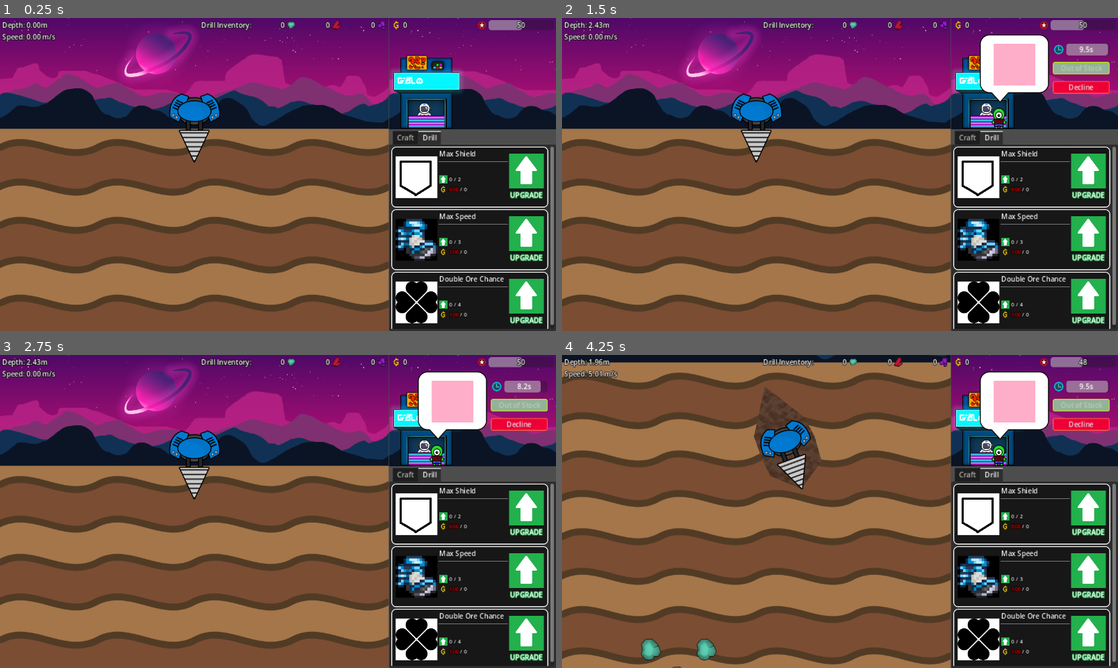
Above: before the commit, frames 1-4 (two rows, left to right).
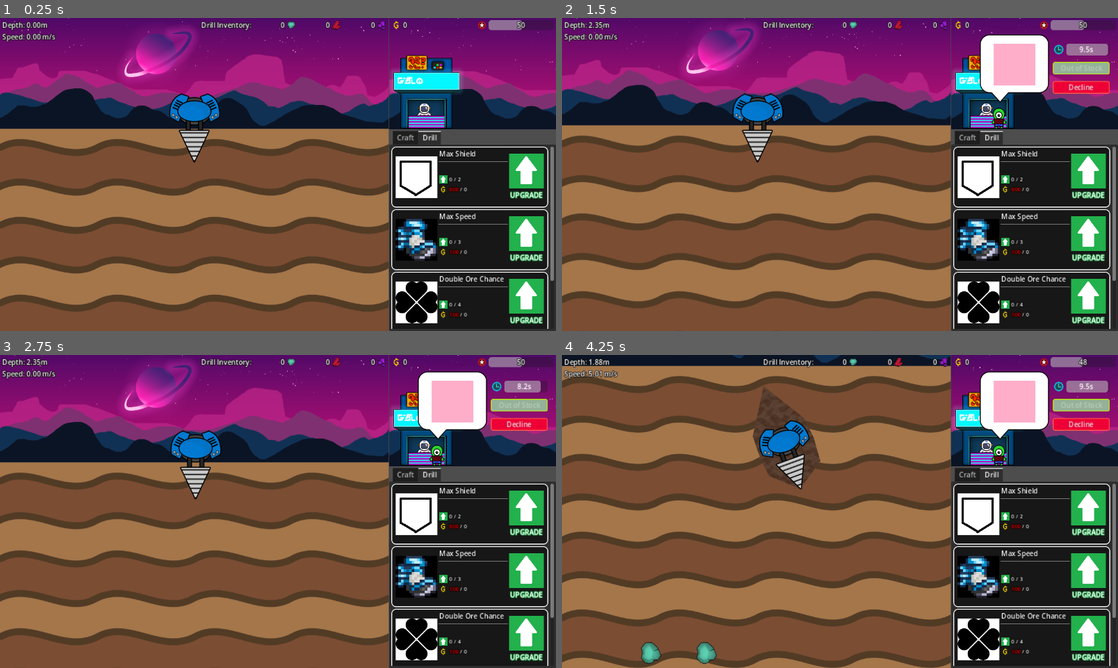
Above: after the commit, the same moments.

Repository: aNotSoCleverName/mechanicore
Game: Godot game, scene res://Main.tscn
Same seed, same stepped clock (60 frames per second), same inputs: the game is played once before the commit and once after it.
Inputs:
- Up to frame 1 (0.25 s): no input
- Up to frame 2 (1.5 s): tap Enter (ui_accept) at 0.5, 0.77 s; hold Right (ui_right) 0.53-1.28 s; tap R at 0.6, 1.35 s; hold Down (ui_down) from 1.28 s (still down)
- Up to frame 3 (2.75 s): tap Enter (ui_accept) at 1.52 s; release Down (ui_down) at 2.03 s; hold Right (ui_right) from 2.03 s (still down); tap R at 2.1 s
- Up to frame 4 (4.25 s): release Right (ui_right) at 2.75 s; click "Decline" at 2.75 s; tap Enter (ui_accept) at 3.5, 3.77 s; hold Up (ui_up) from 3.53 s (still down); tap R at 3.6 s

The runs differ from the first frame. In frame 1, less than 0.1% of the frame differs, in the area x 99-100%, y 83-99%; in frame 2, 12%; in frame 3, 12%; in frame 4, 14%, in the area x 0-100%, y 0-100%.

Commit message:
Added dodge upgrade

Diff:
--- a/Base/Base.tscn
+++ b/Base/Base.tscn
@@ -18,6 +18,7 @@
 [ext_resource type="Resource" uid="uid://bphf43yah6k8p" path="res://Base/Menu/Upgrade/Resource/Max Shield.tres" id="16_3qowb"]
 [ext_resource type="Resource" uid="uid://cddvaa6tybrd8" path="res://Base/Menu/Upgrade/Resource/Max Speed.tres" id="17_w2vqp"]
 [ext_resource type="Resource" uid="uid://dfdmjp7jvnf2j" path="res://Base/Menu/Upgrade/Resource/Double Ore Chance.tres" id="18_1j1fr"]
+[ext_resource type="Resource" uid="uid://b71ivg3dtriu0" path="res://Base/Menu/Upgrade/Resource/Dodge.tres" id="19_4d4if"]
 
 [sub_resource type="Resource" id="Resource_hecib"]
 script = ExtResource("2_36thw")
@@ -233,6 +234,11 @@
 size_flags_horizontal = 3
 upgrade = ExtResource("18_1j1fr")
 
+[node name="Dodge" parent="Menu/Drill/MarginContainer/ScrollContainer/MarginContainer/Upgrades" instance=ExtResource("15_1nhla")]
+layout_mode = 2
+size_flags_horizontal = 3
+upgrade = ExtResource("19_4d4if")
+
 [connection signal="tree_entered" from="." to="." method="_on_tree_entered"]
 [connection signal="tree_entered" from="Shop/Shop/Top Bar/HBoxContainer/Money/Label" to="Shop/Shop/Top Bar/HBoxContainer/Money/Label" method="_on_tree_entered"]
 [connection signal="tree_entered" from="Shop/Shop/Top Bar/HBoxContainer/Reputation" to="Shop/Shop/Top Bar/HBoxContainer/Reputation" method="_on_tree_entered"]
--- /dev/null
+++ b/Base/Menu/Upgrade/Resource/Dodge.gd
@@ -0,0 +1,73 @@
+extends Node2D
+class_name DodgeComponent
+
+var _drill: Drill;
+
+const DOUBLE_TAP_WINDOW: float = 0.3;
+@onready var _doubleTapTimer: Timer = $"Double Tap Window Timer";
+
+const DODGE_TIME: float = 0.1;
+@onready var _dodgeTimer: Timer = $"Dodge Timer";
+const DODGE_SPEED: float = 1500;
+
+const DODGE_COOLDOWN_SEC: float = 1;
+@onready var _cooldownTimer: Timer = $"Cooldown Timer";
+
+var _lastTappedKey: Key = KEY_ESCAPE;	# Esc = null
+
+func _ready():
+	self._drill = self.get_parent().get_parent();
+
+	self._doubleTapTimer.wait_time = self.DOUBLE_TAP_WINDOW;
+	self._doubleTapTimer.timeout.connect(
+		func ():
+			self._lastTappedKey = KEY_ESCAPE;
+			self._doubleTapTimer.stop();
+	)
+
+	self._dodgeTimer.wait_time = self.DODGE_TIME;
+	self._dodgeTimer.timeout.connect(
+		func ():
+			self._drill.isDodging = false;
+			self._dodgeTimer.stop();
+	)
+
+	self._cooldownTimer.wait_time = self.DODGE_COOLDOWN_SEC;
+	self._cooldownTimer.timeout.connect(
+		func ():
+			self._cooldownTimer.stop();
+	)
+
+func _input(event: InputEvent):	# Dodge on double tap
+	if !(event is InputEventKey):
+		return;
+
+	if (self._drill._isDocked):
+		return;
+
+	if (self._cooldownTimer.time_left > 0):
+		return;
+
+	if (!event.is_action("ui_left") && !event.is_action("ui_right")):
+		return;
+
+	var key: Key = (event as InputEventKey).keycode;
+
+	if (event.is_released()):
+		self._lastTappedKey = key;
+		self._doubleTapTimer.start();
+		return;
+
+	if (self._lastTappedKey != key):
+		return;
+	self._lastTappedKey = KEY_ESCAPE;
+
+	self._dodgeTimer.start();
+	self._cooldownTimer.start();
+
+	self._drill.isDodging = true;
+
+	if (event.is_action_pressed("ui_left")):
+		self._drill.velocity.x -= self.DODGE_SPEED;
+	else:
+		self._drill.velocity.x += self.DODGE_SPEED;
--- /dev/null
+++ b/Base/Menu/Upgrade/Resource/Dodge.tres
@@ -0,0 +1,13 @@
+[gd_resource type="Resource" script_class="Upgrade" load_steps=3 format=3 uid="uid://b71ivg3dtriu0"]
+
+[ext_resource type="Texture2D" uid="uid://dshhx07kwrja" path="res://Base/Menu/Upgrade/Upgrade Node/Dodge.png" id="1_7p6ep"]
+[ext_resource type="Script" path="res://Base/Menu/Upgrade/Upgrade.gd" id="2_hrilp"]
+
+[resource]
+script = ExtResource("2_hrilp")
+stats = 3
+icon = ExtResource("1_7p6ep")
+name = "Dodge"
+maxLevel = 1
+statChange = Array[float]([1.0])
+prices = Array[int]([0])
--- /dev/null
+++ b/Base/Menu/Upgrade/Resource/Dodge.tscn
@@ -0,0 +1,12 @@
+[gd_scene load_steps=2 format=3 uid="uid://b8un2rnnmngdh"]
+
+[ext_resource type="Script" path="res://Base/Menu/Upgrade/Resource/Dodge.gd" id="1_rxd4q"]
+
+[node name="Dodge Component" type="Node2D"]
+script = ExtResource("1_rxd4q")
+
+[node name="Double Tap Window Timer" type="Timer" parent="."]
+
+[node name="Dodge Timer" type="Timer" parent="."]
+
+[node name="Cooldown Timer" type="Timer" parent="."]
--- a/Endless Run/Drill/Drill.gd
+++ b/Endless Run/Drill/Drill.gd
@@ -62,7 +62,6 @@
 				return;
 			_speed = newSpeed;
 
-		self._UpdateVelocity();
 		SignalBus_EndlessRun.drill_change_speed.emit(self);
 
 		if (_speed == 0):
@@ -85,7 +84,6 @@
 
 		_directionDeg = inValue;
 		self.rotation = deg_to_rad(inValue);
-		self._UpdateVelocity();
 
 		SignalBus_EndlessRun.drill_change_dir.emit(inValue);
 
@@ -105,7 +103,10 @@
 #endregion
 
 #region Private functions
+var isDodging: bool = false;
 func _UpdateVelocity() -> void:
+	if (self.isDodging):
+		return;
 	velocity = self._speed * Vector2.RIGHT.rotated(self.rotation);
 #endregion
 
@@ -136,6 +137,7 @@
 
 func _physics_process(_delta) -> void:
 	move_and_slide();
+	self._UpdateVelocity();
 
 func _input(event: InputEvent) -> void:
 	if (!(event is InputEventKey)):
--- a/Endless Run/Drill/Upgrade Components.gd
+++ b/Endless Run/Drill/Upgrade Components.gd
@@ -9,11 +9,13 @@
 	maxShield,
 	maxSpeed,
 	doubleOreChance,
+	dodge,
 }
 var _stats: Dictionary = {
 	EStatsKeys.maxShield: 0,
 	EStatsKeys.maxSpeed: 0,
 	EStatsKeys.doubleOreChance: 0,
+	EStatsKeys.dodge: 0,
 }
 func _updateStats(inKey: EStatsKeys, inValue: float):
 	self._stats[inKey] = inValue;
@@ -22,6 +24,9 @@
 		EStatsKeys.maxShield:
 			if (self._drill._isDocked):
 				self._drill.shield = int(inValue);
+		EStatsKeys.dodge:
+			var dodgeComponent: DodgeComponent = preload("res://Base/Menu/Upgrade/Resource/Dodge.tscn").instantiate();
+			self.add_child(dodgeComponent);
 #endregion
 
 func _ready():
--- a/Global Script/Signal Bus - Endless Run.gd
+++ b/Global Script/Signal Bus - Endless Run.gd
@@ -5,6 +5,9 @@
 	DOCKED = 90,
 	LEFT = 110,
 	RIGHT = 70,
+
+	DODGE_LEFT = 180,
+	DODGE_RIGHT = 0,
 }
 @warning_ignore("unused_signal")
 signal drill_change_dir(inDir: EDrillDirection, inDrill: Drill);
Not shown: 1 places in Base/Base.tscn that only renumber resources
Binary file added: Base/Menu/Upgrade/Upgrade Node/Dodge.png
Not shown, added: Base/Menu/Upgrade/Upgrade Node/Dodge.png.import
